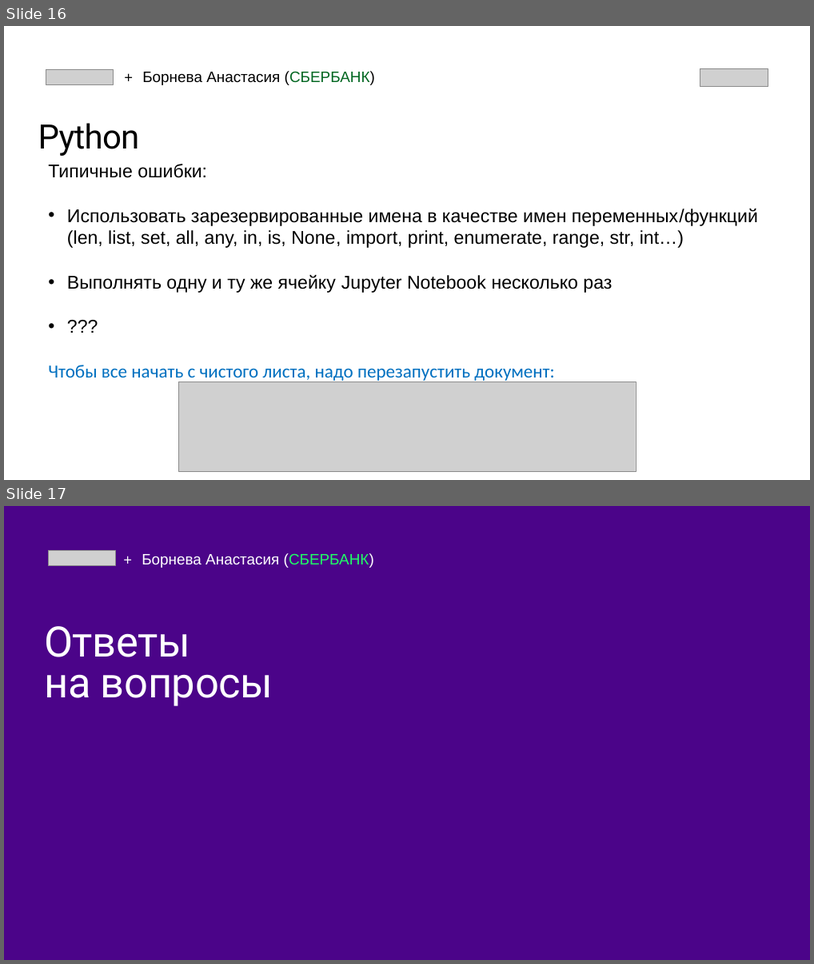
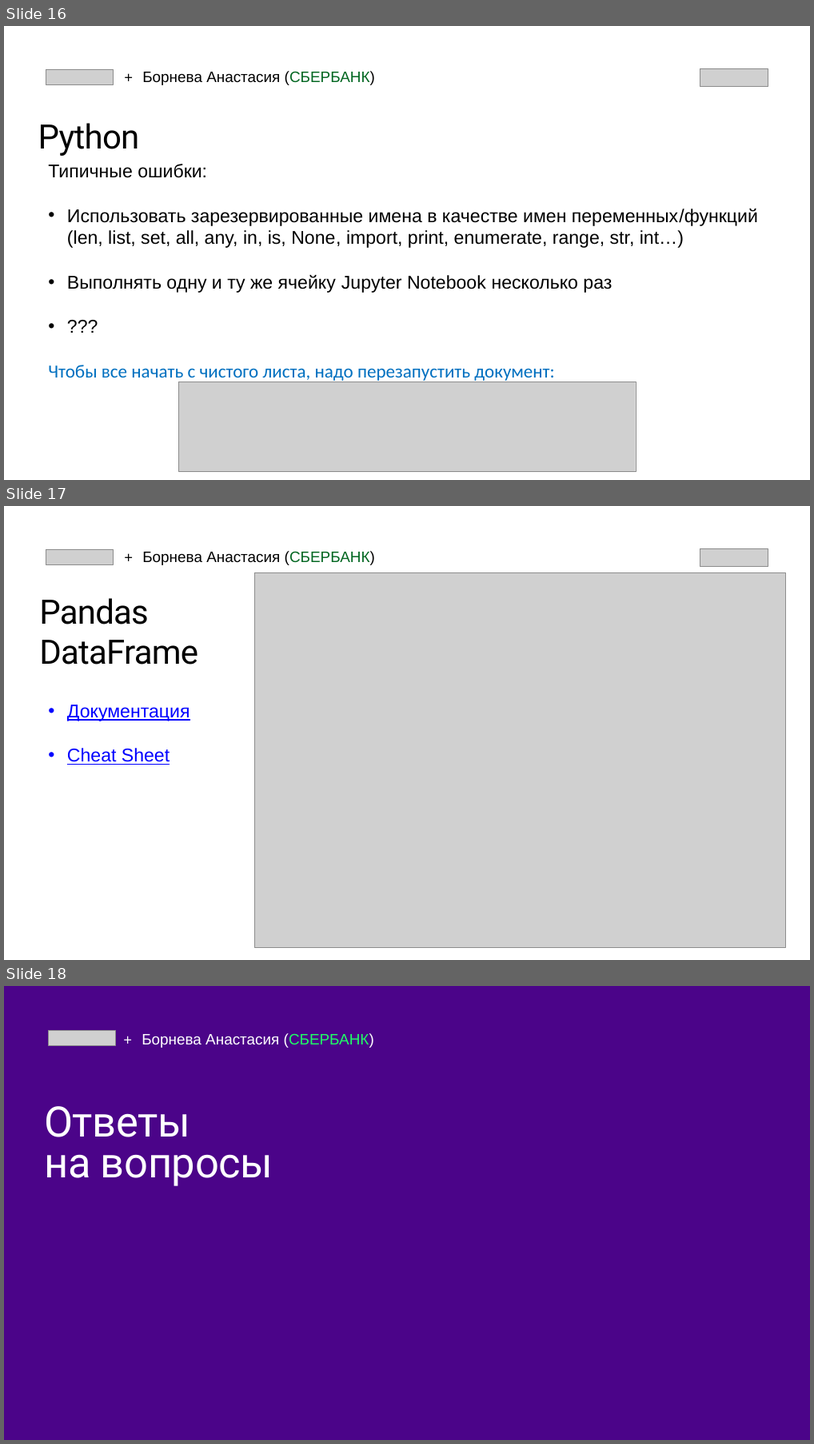
Before and after one commit to anastasiarazb/skillbox-data-analyst-intensive, a slide deck: Интенсив_анализ_данных_Борнева.pptx. Shown one above the other, each under a label of ours: slides 16 and 17 before the commit, slides 16, 17 and 18 after it. The pictures are 814x964 and 814x1444 pixels, drawn with LibreOffice and Linux fonts; fonts in the diff are those of the drawing; grey boxes stand for pictures. Boxes give left, top, right and bottom in pixels: in the first picture for what was removed or moved away, otherwise in the second. Text is boxed around its words. In the diff, an @@ line names an element or a change of style, - is before the commit and + after.

```diff
--- a/Интенсив_анализ_данных_Борнева.pptx
+++ b/Интенсив_анализ_данных_Борнева.pptx
@@ slide 17 added at (x1=4, y1=506, x2=810, y2=960), background #FFFFFF @@
@@ picture added at (x1=46, y1=549, x2=113, y2=564) @@
@@ text added at (x1=122, y1=546, x2=135, y2=568), 36 pt, text #000000 @@
++
@@ text added at (x1=142, y1=551, x2=375, y2=565), 36 pt, text #000000 @@
+Борнева Анастасия (СБЕРБАНК)
@@ picture added at (x1=700, y1=548, x2=768, y2=566) @@
@@ picture added at (x1=254, y1=572, x2=786, y2=947) @@
@@ text added at (x1=39, y1=598, x2=198, y2=664), 80 pt, text #000000 @@
+Pandas
+DataFrame
@@ text added at (x1=67, y1=704, x2=190, y2=764), 44 pt, text #0000FF, underline @@
+• Документация
+• Cheat Sheet
@@ what was slide 17 is now slide 18 @@
```
Also in this commit, not shown: 2 other files.
